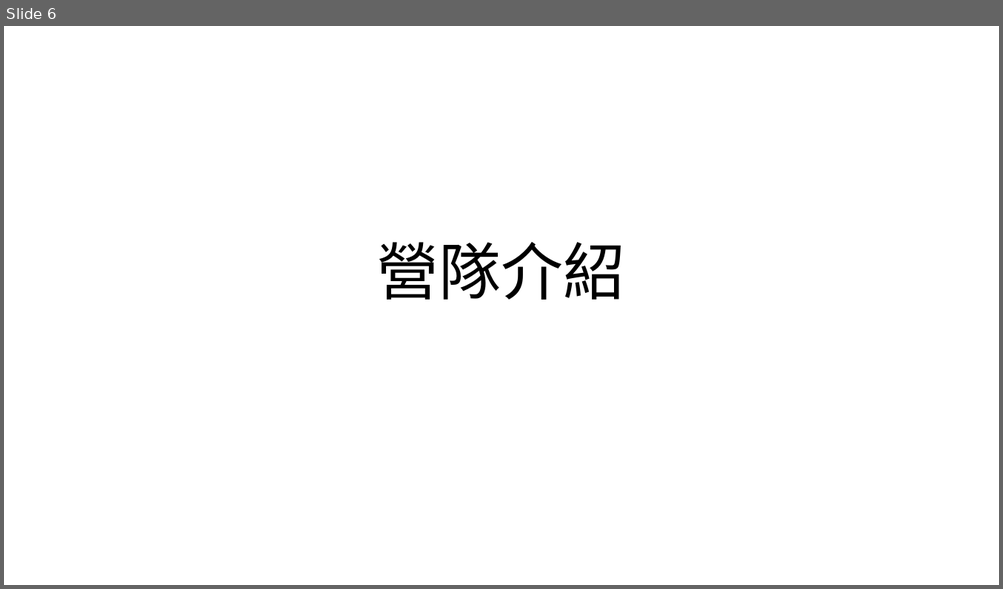
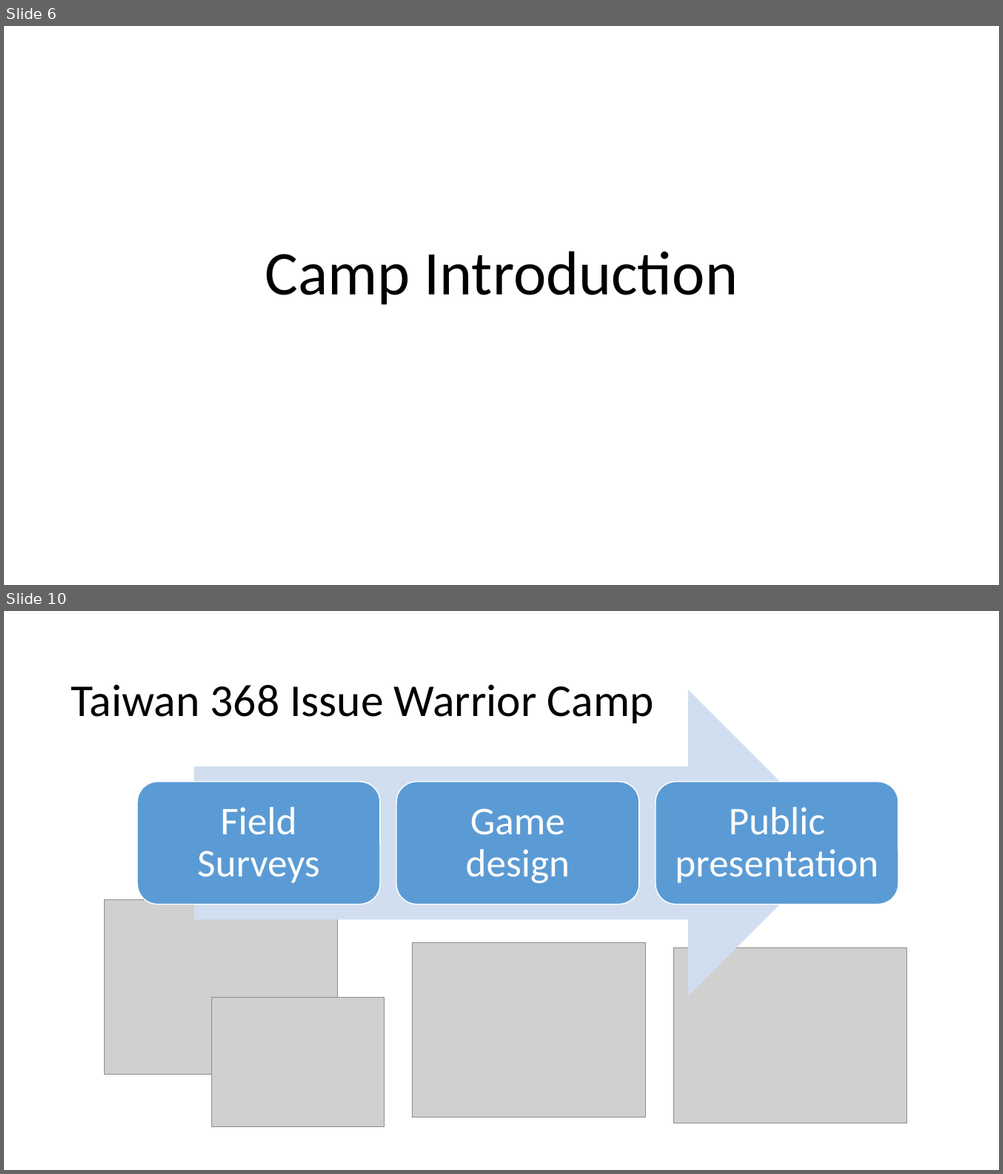
Before and after one commit to Yangbenson/Slide-assistant, a slide deck: PP_samples/sample.pptx. Shown one above the other, each under a label of ours: slide 6 before the commit, slides 6 and 10 after it; the slides between them are not shown. The pictures are 1003x589 and 1003x1174 pixels, drawn with LibreOffice and Linux fonts; fonts in the diff are those of the drawing; grey boxes stand for pictures. Boxes give left, top, right and bottom in pixels: in the first picture for what was removed or moved away, otherwise in the second. Text is boxed around its words. In the diff, an @@ line names an element or a change of style, - is before the commit and + after.

```diff
--- a/PP_samples/sample.pptx
+++ b/PP_samples/sample.pptx
@@ slide 10 added at <box>4,611,999,1170</box>, background #FFFFFF @@
@@ title added at <box>71,684,654,723</box>, 44 pt, text #000000 @@
+Taiwan 368 Issue Warrior Camp
@@ group added at <box>137,690,898,997</box>: 3 rounded rectangles, 3 texts, 1 right arrow @@
+Field Surveys
+Game design
+Public presentation
@@ picture added at <box>104,900,337,1075</box> @@
@@ picture added at <box>412,943,645,1118</box> @@
@@ picture added at <box>673,948,906,1123</box> @@
@@ picture added at <box>211,997,384,1128</box> @@
@@ slide 6 changed as well @@
@@ title at <box>264,251,738,305</box>: text changed @@
-營隊介紹
+Camp Introduction
```
Also in this commit, not shown: 6 other slides changed, 4 other slides added, 5 slides removed, 9 other files.
